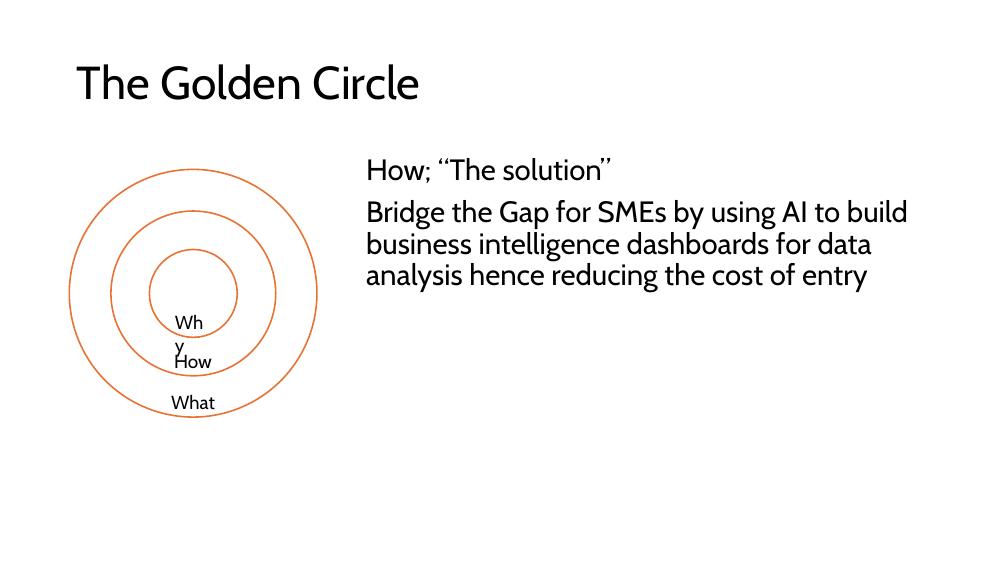
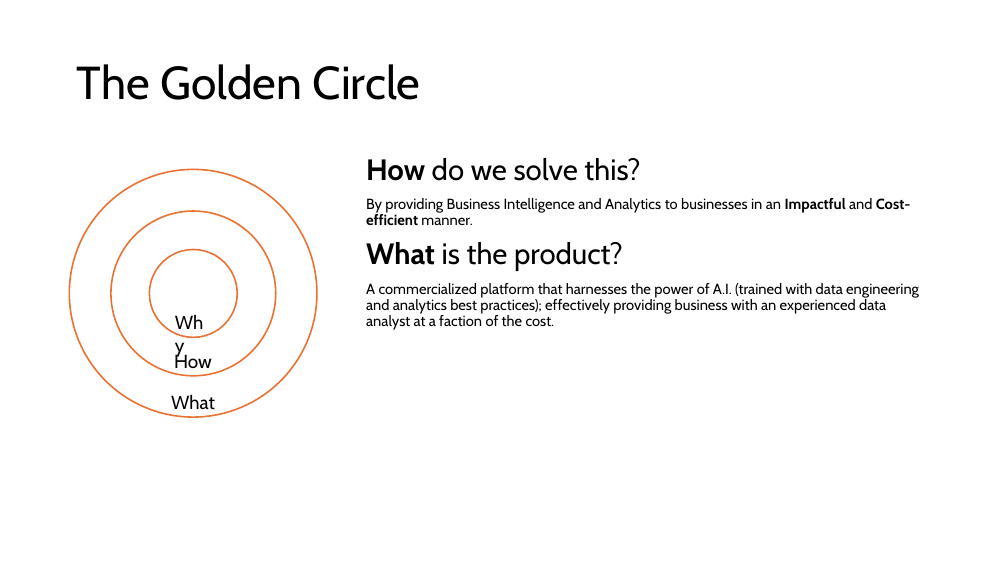
Before and after one commit to ryncii/SprintPOC, a slide deck: slide 7 of PitchDeck.pptx (slide 9 before the commit). Drawn at 1008x567 pixels with LibreOffice and Linux fonts; fonts in the diff are those of the drawing. Boxes give left, top, right and bottom in pixels: in the first picture for what was removed or moved away, otherwise in the second. Text is boxed around its words. In the diff, an @@ line names an element or a change of style, - is before the commit and + after.

Commit message:
Commit Pitch

```diff
--- a/PitchDeck.pptx
+++ b/PitchDeck.pptx
@@ text at (x1=366, y1=158, x2=919, y2=330): text changed; size 28 to 14 pt @@
-How; “The solution”
-Bridge the Gap for SMEs by using AI to build business intelligence dashboards for data analysis hence reducing the cost of entry
+How do we solve this?
+By providing Business Intelligence and Analytics to businesses in an Impactful and Cost-efficient manner.
+What is the product?
+A commercialized platform that harnesses the power of A.I. (trained with data engineering and analytics best practices); effectively providing business with an experienced data analyst at a faction of the cost.
```
Also in this commit, not shown: 6 other slides changed, 5 slides added.
